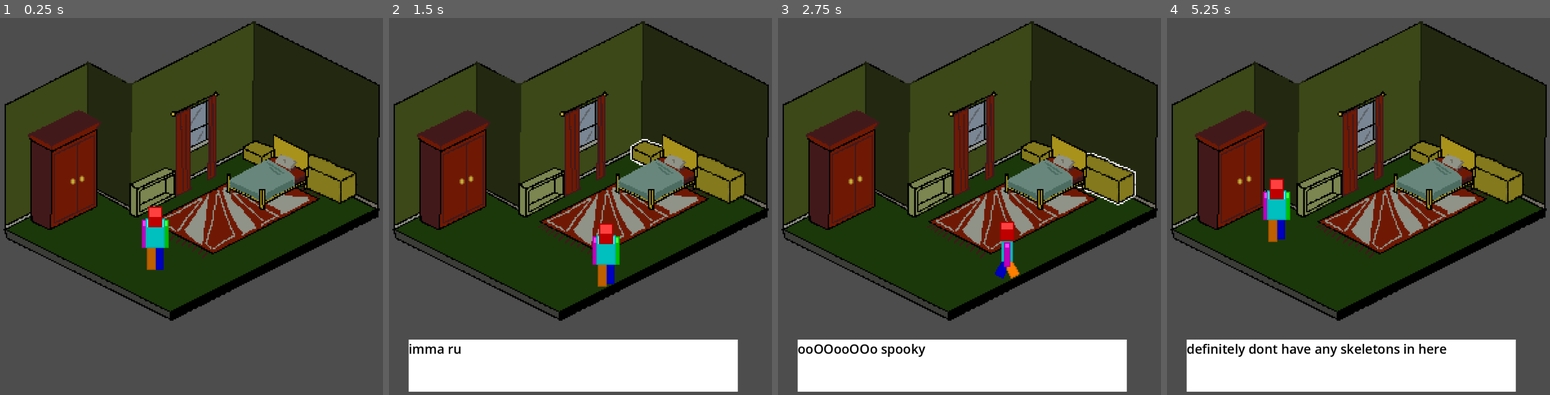
Above: before the commit, frames 1-4 (left to right).
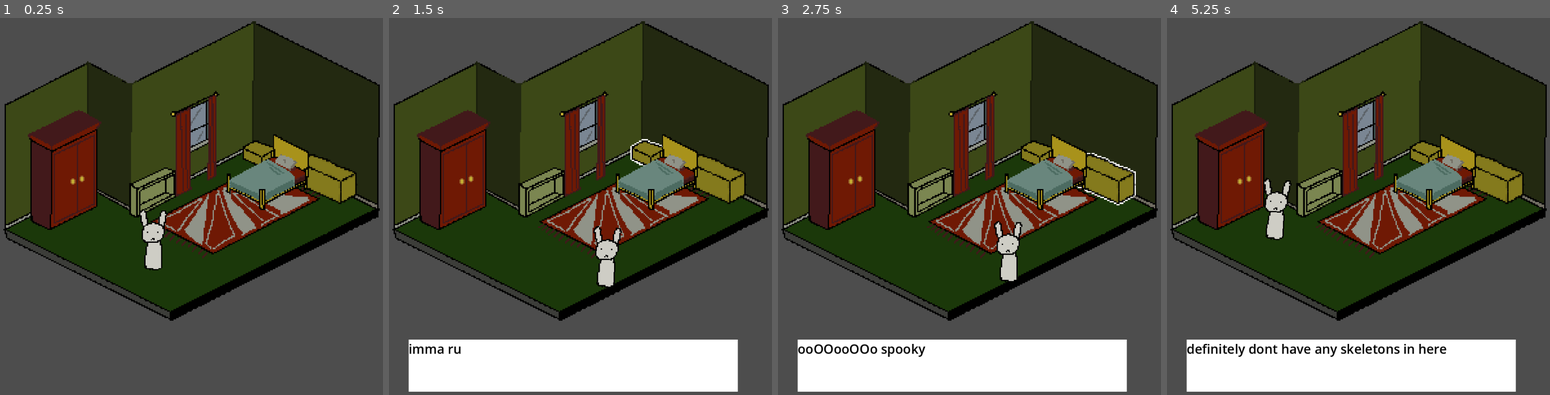
Above: after the commit, the same moments.

Repository: UMKC-GDT/Team2sprint
Game: Godot game, scene res://Scenes/Bedroom.tscn
Same seed, same stepped clock (60 frames per second), same inputs: the game is played once before the commit and once after it.
Inputs (mouse positions are in pixels of both pictures, inside the frame that each line leads up to):
- Up to frame 1 (0.25 s): no input
- Up to frame 2 (1.5 s): move the mouse to (637, 206) at 0.52 s; press the mouse at (637, 206) at 0.53 s; hold Right (move_right) 0.53-1.28 s; move the mouse to (649, 149) at 1.27 s; release the mouse at (649, 149) at 1.28 s; hold Down (move_down) from 1.28 s (still down); click (649, 149) at 1.35 s
- Up to frame 3 (2.75 s): move the mouse to (1118, 176) at 2.02 s; release Down (move_down) at 2.03 s; press the mouse at (1118, 176) at 2.03 s; hold Right (move_right) from 2.03 s (still down)
- Up to frame 4 (5.25 s): move the mouse to (1438, 168) at 2.77 s; release Right (move_right) at 2.78 s; release the mouse at (1438, 168) at 2.78 s; hold W (move_up) 2.78-3.53 s; click (1438, 168) at 2.85 s; move the mouse to (1232, 161) at 3.52 s; press the mouse at (1232, 161) at 3.53 s; hold Left (move_left) 3.53-5.03 s; move the mouse to (1327, 183) at 4.27 s; release the mouse at (1327, 183) at 4.28 s; click (1327, 183) at 4.35 s; move the mouse to (1373, 146) at 5.02 s; press the mouse at (1373, 146) at 5.03 s; hold Down (move_down) from 5.03 s (still down)

The runs differ from the first frame. In frame 1, 1.0% of the frame differs, in the area x 36-45%, y 50-67%; in frame 2, 1.0%; in frame 3, 0.9%; in frame 4, 1.0%, in the area x 25-33%, y 42-60%.

Commit message:
bunny placeholder animation

Diff:
--- a/Scenes/Character.tscn
+++ b/Scenes/Character.tscn
@@ -2,6 +2,7 @@
 
 [ext_resource type="Script" uid="uid://c7rnfv211qtph" path="res://Scripts/player.gd" id="1_7ig0a"]
 [ext_resource type="Texture2D" uid="uid://dn6ejrs4ejfik" path="res://Assets/character-Sheet.png" id="1_oolk3"]
+[ext_resource type="Texture2D" uid="uid://cuad631ee0o3y" path="res://Assets/V1_BGandAssets-20260928T203720Z-1-001/V1_BGandAssets/placeholder_character.png" id="3_677pu"]
 
 [sub_resource type="AtlasTexture" id="AtlasTexture_7ig0a"]
 atlas = ExtResource("1_oolk3")
@@ -731,13 +732,106 @@
 }]
 
 [sub_resource type="CircleShape2D" id="CircleShape2D_jjrne"]
-radius = 6.519202
+radius = 5.0
+
+[sub_resource type="Animation" id="Animation_v7dgu"]
+length = 0.001
+tracks/0/type = "value"
+tracks/0/imported = false
+tracks/0/enabled = true
+tracks/0/path = NodePath("Sprite2D:rotation")
+tracks/0/interp = 1
+tracks/0/loop_wrap = true
+tracks/0/keys = {
+"times": PackedFloat32Array(0),
+"transitions": PackedFloat32Array(1),
+"update": 0,
+"values": [0.0]
+}
+tracks/1/type = "value"
+tracks/1/imported = false
+tracks/1/enabled = true
+tracks/1/path = NodePath("Sprite2D:scale")
+tracks/1/interp = 1
+tracks/1/loop_wrap = true
+tracks/1/keys = {
+"times": PackedFloat32Array(0),
+"transitions": PackedFloat32Array(1),
+"update": 0,
+"values": [Vector2(1, 1)]
+}
+tracks/2/type = "value"
+tracks/2/imported = false
+tracks/2/enabled = true
+tracks/2/path = NodePath("Sprite2D:position")
+tracks/2/interp = 1
+tracks/2/loop_wrap = true
+tracks/2/keys = {
+"times": PackedFloat32Array(0),
+"transitions": PackedFloat32Array(1),
+"update": 0,
+"values": [Vector2(0, 0)]
+}
+
+[sub_resource type="Animation" id="Animation_vdqda"]
+resource_name = "idle"
+length = 0.73333335
+loop_mode = 1
+tracks/0/type = "value"
+tracks/0/imported = false
+tracks/0/enabled = true
+tracks/0/path = NodePath("Sprite2D:scale")
+tracks/0/interp = 1
+tracks/0/loop_wrap = true
+tracks/0/keys = {
+"times": PackedFloat32Array(0, 0.36666667, 0.73333335),
+"transitions": PackedFloat32Array(1, 1, 1),
+"update": 0,
+"values": [Vector2(1, 1), Vector2(1, 0.95), Vector2(1, 1)]
+}
+tracks/1/type = "value"
+tracks/1/imported = false
+tracks/1/enabled = true
+tracks/1/path = NodePath("Sprite2D:position")
+tracks/1/interp = 1
+tracks/1/loop_wrap = true
+tracks/1/keys = {
+"times": PackedFloat32Array(0, 0.36666667, 0.73333335),
+"transitions": PackedFloat32Array(1, 1, 1),
+"update": 0,
+"values": [Vector2(0, 0), Vector2(0, 2), Vector2(0, 0)]
+}
+
+[sub_resource type="Animation" id="Animation_xloa1"]
+resource_name = "walking"
+length = 0.5
+loop_mode = 1
+tracks/0/type = "value"
+tracks/0/imported = false
+tracks/0/enabled = true
+tracks/0/path = NodePath("Sprite2D:rotation")
+tracks/0/interp = 1
+tracks/0/loop_wrap = true
+tracks/0/keys = {
+"times": PackedFloat32Array(-0.03333333, 0.23333335, 0.5),
+"transitions": PackedFloat32Array(1, 1, 1),
+"update": 0,
+"values": [0.11170107, -0.11170107212763669, 0.11170107212763669]
+}
+
+[sub_resource type="AnimationLibrary" id="AnimationLibrary_4b18b"]
+_data = {
+&"RESET": SubResource("Animation_v7dgu"),
+&"idle": SubResource("Animation_vdqda"),
+&"walking": SubResource("Animation_xloa1")
+}
 
 [node name="Character" type="CharacterBody2D" unique_id=1049770983]
 motion_mode = 1
 script = ExtResource("1_7ig0a")
 
 [node name="AnimatedSprite2D" type="AnimatedSprite2D" parent="." unique_id=577745148]
+visible = false
 texture_filter = 1
 sprite_frames = SubResource("SpriteFrames_f7e2x")
 animation = &"Walk_Down"
@@ -745,5 +839,11 @@
 frame_progress = 0.104677424
 
 [node name="CollisionShape2D" type="CollisionShape2D" parent="." unique_id=1591805647]
-position = Vector2(0.5, 21.5)
+position = Vector2(-1, 21)
 shape = SubResource("CircleShape2D_jjrne")
+
+[node name="Sprite2D" type="Sprite2D" parent="." unique_id=1553513238]
+texture = ExtResource("3_677pu")
+
+[node name="AnimationPlayer" type="AnimationPlayer" parent="." unique_id=687614436]
+libraries/ = SubResource("AnimationLibrary_4b18b")
--- a/Scripts/player.gd
+++ b/Scripts/player.gd
@@ -65,34 +65,40 @@
 
 
 func move():
+
 	match current_direction:
 		direction.UP:
 			self.velocity = Vector2(0,-SPEED)
-			$AnimatedSprite2D.play("Walk_Up")
+			#$AnimatedSprite2D.play("Walk_Up")
 		direction.DOWN:
 			self.velocity = Vector2(0,SPEED)
-			$AnimatedSprite2D.play("Walk_Down")
+			#$AnimatedSprite2D.play("Walk_Down")
 		direction.UP_LEFT:
 			self.velocity = cartesian_to_isometric(Vector2(-SPEED,0))
-			$AnimatedSprite2D.play("Walk_Up_Left")
+			#$AnimatedSprite2D.play("Walk_Up_Left")
 		direction.UP_RIGHT:
 			self.velocity = cartesian_to_isometric(Vector2(0,-SPEED))
-			$AnimatedSprite2D.play("Walk_Up_Right")
+			#$AnimatedSprite2D.play("Walk_Up_Right")
 		direction.DOWN_LEFT:
 			self.velocity = cartesian_to_isometric(Vector2(0, SPEED))
-			$AnimatedSprite2D.play("Walk_Down_Left")
+			#$AnimatedSprite2D.play("Walk_Down_Left")
 		direction.DOWN_RIGHT:
 			self.velocity = cartesian_to_isometric(Vector2(SPEED, 0))
-			$AnimatedSprite2D.play("Walk_Down_Right")
+			#$AnimatedSprite2D.play("Walk_Down_Right")
 		direction.RIGHT:
 			self.velocity = Vector2(SPEED,0)
-			$AnimatedSprite2D.play("Walk_Right")
+			#$AnimatedSprite2D.play("Walk_Right")
 		direction.LEFT:
 			self.velocity = Vector2(-SPEED, 0)
-			$AnimatedSprite2D.play("Walk_Left")
+			#$AnimatedSprite2D.play("Walk_Left")
 		direction.IDLE:
 			self.velocity = Vector2(0,0)
-			$AnimatedSprite2D.play("Idle_down")
+			#$AnimatedSprite2D.play("Idle_down")
+
+	if current_direction != direction.IDLE:
+		$AnimationPlayer.play("walking")
+	else:
+		$AnimationPlayer.play("idle")
 
 	move_and_slide()
 
